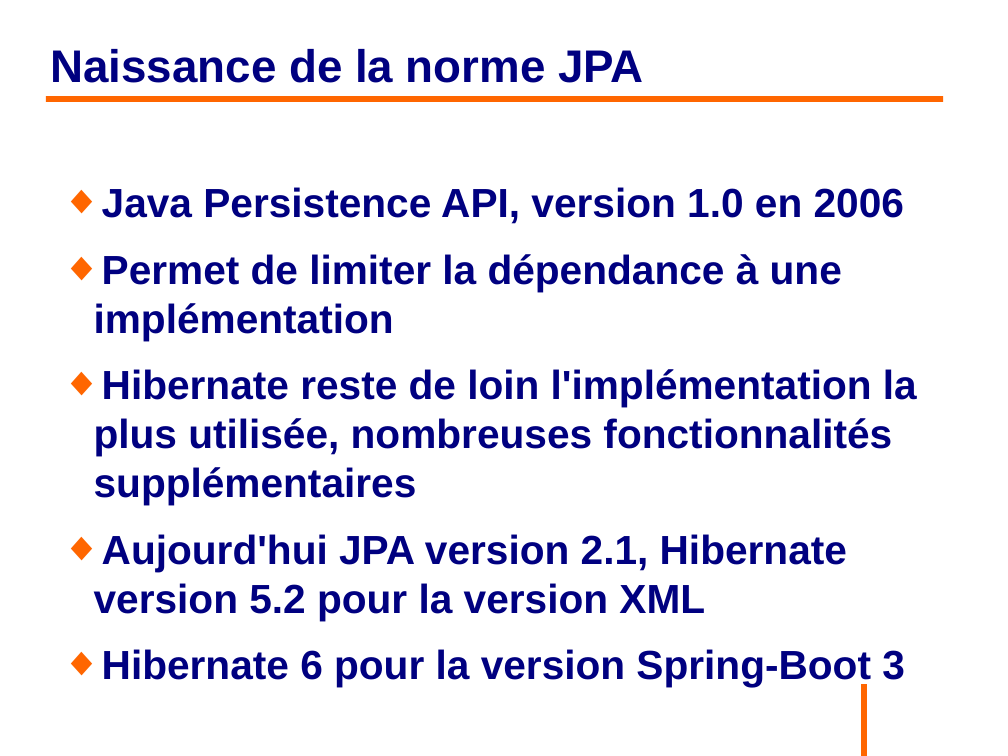
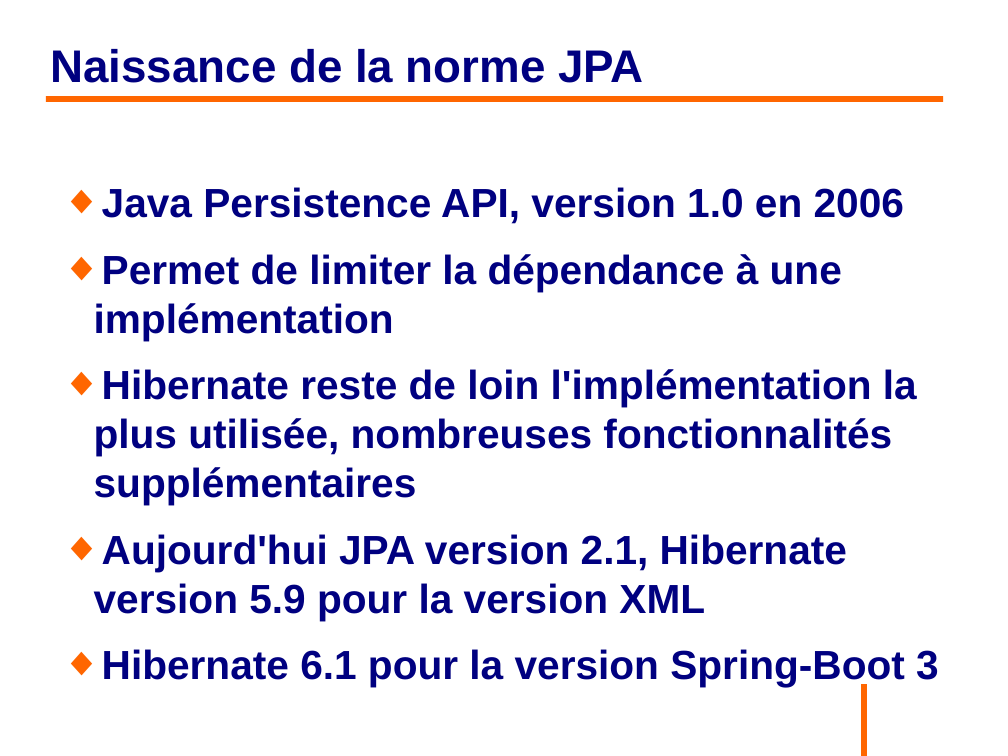
Before and after one commit to philphils/formation-hibernate-basique, a slide deck: slide 12 of Documentation/diapo_formation_hibernate.odp. Drawn at 1008x756 pixels with LibreOffice and Linux fonts; fonts in the diff are those of the drawing; background and template pictures are left out. Boxes give left, top, right and bottom in pixels: in the first picture for what was removed or moved away, otherwise in the second. Text is boxed around its words. In the diff, an @@ line names an element or a change of style, - is before the commit and + after.

```diff
--- a/Documentation/diapo_formation_hibernate.odp
+++ b/Documentation/diapo_formation_hibernate.odp
@@ text at box(94, 534, 939, 687): text changed @@
-◆ Aujourd'hui JPA version 2.1, Hibernate version 5.2 pour la version XML
-◆ Hibernate 6 pour la version Spring-Boot 3
+◆ Aujourd'hui JPA version 2.1, Hibernate version 5.9 pour la version XML
+◆ Hibernate 6.1 pour la version Spring-Boot 3
```
Also in this commit, not shown: 12 other slides changed, 1 slide added.
